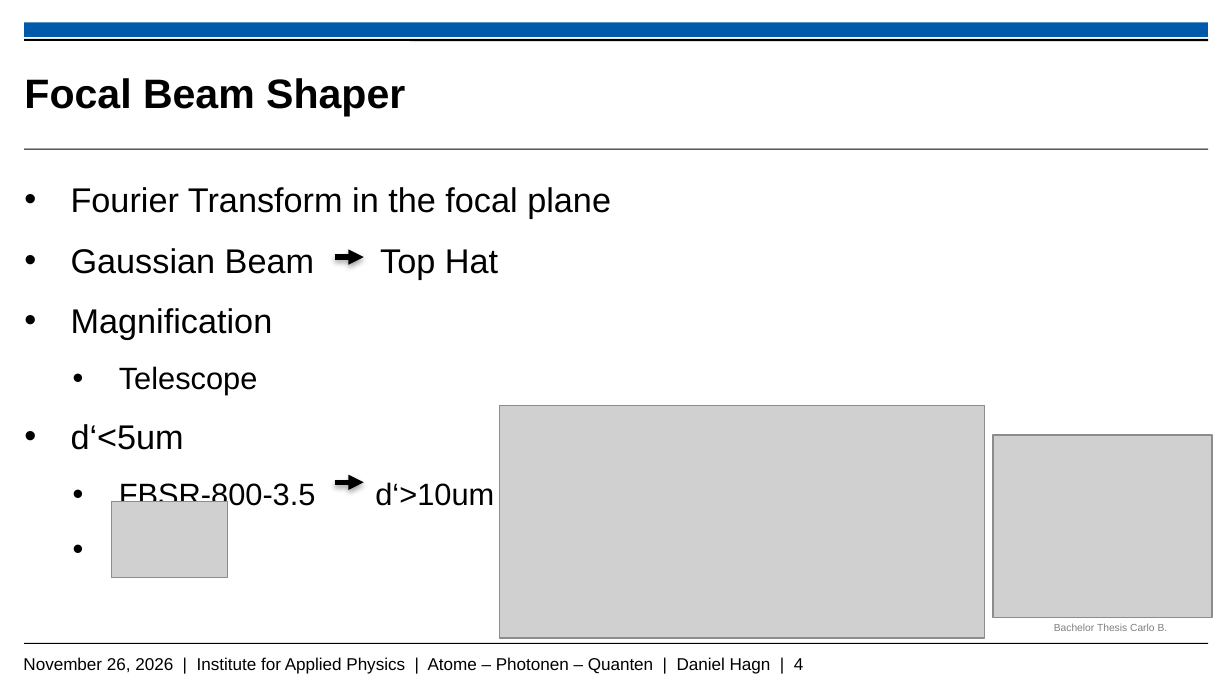
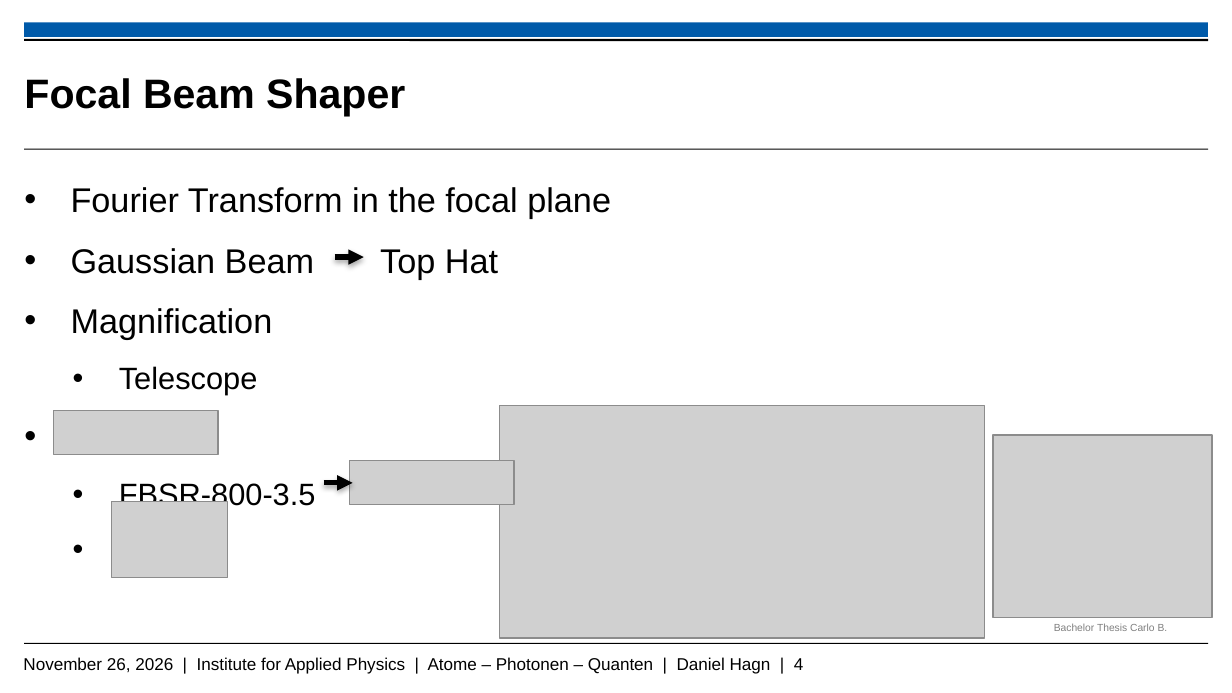
Before and after one commit to Daniel-Hagn-physik/Masterthesis_Backup, a slide deck: slide 4 of Hagn_Daniel_Mastervortrag.pptx. Drawn at 1232x693 pixels with LibreOffice and Linux fonts; fonts in the diff are those of the drawing; grey boxes stand for pictures; background and template pictures are left out. Boxes give left, top, right and bottom in pixels: in the first picture for what was removed or moved away, otherwise in the second. Text is boxed around its words. In the diff, an @@ line names an element or a change of style, - is before the commit and + after.

```diff
--- a/Hagn_Daniel_Mastervortrag.pptx
+++ b/Hagn_Daniel_Mastervortrag.pptx
@@ picture added at <box>53,410,218,453</box> @@
@@ picture added at <box>349,461,514,505</box> @@
@@ text at <box>119,483,316,511</box>: text changed @@
-  • d‘<5um
-    • FBSR-800-3.5 d‘>10um
+    • FBSR-800-3.5
@@ arrow moved from (335, 482) - (363, 482) to (324, 483) - (352, 483) @@
```
Also in this commit, not shown: 7 other slides changed, 6 slides added.
